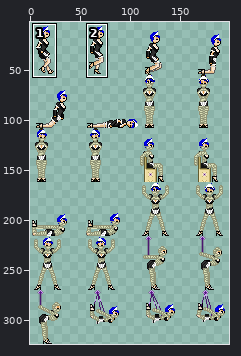
Two versions of one sprite sheet, Platformer/Assets/Images/Damsels/Damsel2.png. Above: a wide view before the commit, with the close-up outlined.
Close-up. Before the commit:
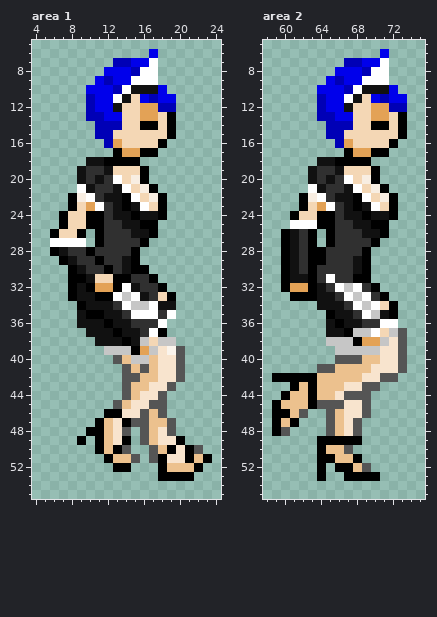
The file is 216x324 pixels. Colours within 5 levels of each other are drawn and written as one. Shown: area 1: x 4..24, y 5..55; area 2: x 58..75, y 5..55. The wide view leaves out empty margins. The commit also changed other parts of the picture, which this record leaves out.
The result:
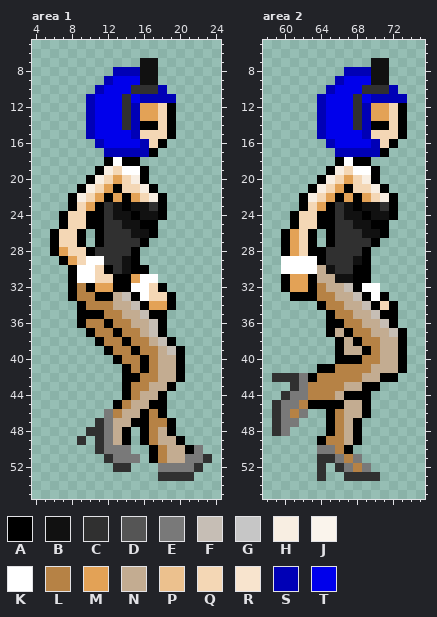
Palette (. is transparent): A #000000  B #111111  C #303030  D #555555  E #797979  F #c6beb5  G #c6c6c6  H #f8eee2  J #faf4ec  K #ffffff  L #b68245  M #e3a256  N #c3ac91  P #ecc18e  Q #f4d7b5  R #f8e4ce  S #0000b6  T #0000eb
Edits made:
--- area 1
@@ x 4..24 @@
  5 .....................
- 6 .............T.......
- 7 .........SSTTK.......
- 8 ........TTTSKK.......
- 9 .......TSTTKKK.......
-10 ......TTTSKBBBT......
-11 ......STTKBQTSTT.....
-12 ......STTBQQMMSS.....
-13 ......SSTTQQMMQA.....
-14 .......SSSQQAAQA.....
-15 .......SSQQQQQQA.....
-16 ........SMQQQQA......
-17 .........AMMAA.......
-18 ......BBAAAA.........
-19 .....BCCBQQQA........
-20 .....BCBCKQHA........
-21 .....KBCCBKQHA.......
-22 ....AHKCBBAKQHA......
-23 ....AQMKCBABKQA......
+ 6 .....................
+ 7 ............BB.......
+ 8 .........SSSBB.......
+ 9 ........STTTBB.......
+10 .......STTTCCCS......
+11 ......STTTCTSSSS.....
+12 ......STTTCSMMQA.....
+13 ......STTTCSMMQA.....
+14 ......STTTCSAAQA.....
+15 ......STTTTSQQQA.....
+16 .......STTTTSQA......
+17 ........SSSSSA.......
+18 ........AKAA.........
+19 .......AHQKKA........
+20 ......AHQMQHA........
+21 .....AHQMAQQHA.......
+22 ....AHQMAMAMQHA......
+23 ....AQMACBABBCA......
 24 ...AQQAACBBABBA......
@@ x 4..24 @@
 26 ..AQQA.ACCCBBA.......
-27 ..KKKK.ACCCCA........
-28 ..ABCCACCCCA.........
-29 ...ABCCACCBA.........
-30 ....ABCCACBAA........
-31 ....AABQQAACCA.......
-32 ....ABAMMAKBCCA......
-33 ....ABBAAKGKBCQA.....
-34 .....ABBBCKGGKBB.....
-35 .....BAABBCKKKCK.....
-36 .....BBBABBCCCK......
-37 ......BBBABBCKA......
-38 .......BBBABGQGG.....
-39 ........GGGAMGRJD....
-40 .........DPGGPRRD....
-41 ..........DPDPRRD....
-42 ..........DDPPRRD....
-43 ..........DPPRRD.....
-44 ..........DPRRD......
-45 .........DPRRDD......
-46 ........AARRDPD......
-47 .......APRADDPPD.....
-48 ......AAPRD.DPRD.....
-49 .....A.APRA.DPRRA....
-50 .......APAD..DPARAD..
-51 ........APPD.DARRAPA.
-52 .........AA...APPPA..
-53 ..............AAAA...
+27 ..AQQA.ACCCCA........
+28 ..AMQQACCCCA.........
+29 ...AMQKKCCBA.........
+30 ....AKKQACBAA........
+31 ....AKKQQAAMKK.......
+32 ....ALAMMAAKKQA......
+33 ....ALLAANFAKQQA.....
+34 .....ALLLNNFAMMA.....
+35 .....AAALLNNFAA......
+36 .....ALLALLNNFA......
+37 ......ALLALLNFA......
+38 .......ALLALLNFA.....
+39 ........ALLALLNFA....
+40 .........ALLALNNA....
+41 ..........ALALNNA....
+42 ..........AALLNNA....
+43 ..........ALLNNA.....
+44 ..........ALNNA......
+45 .........ALNNAA......
+46 ........ELNNALA......
+47 .......CENNAALLA.....
+48 ......CCENA.ALNA.....
+49 .....C.CENA.ALNNA....
+50 .......CEEE..ALNNAE..
+51 ........CEEE.ALNNEEC.
+52 .........CC...EEEEC..
+53 ..............CCCC...
 54 .....................
--- area 2
@@ x 58..75 @@
  5 ..................
- 6 .............T....
- 7 .........SSTTK....
- 8 ........TTTSKK....
- 9 .......TSTTKKK....
-10 ......TTTSKBBBT...
-11 ......STTKBQTSTT..
-12 ......STTBQQMMSS..
-13 ......SSTTQQMMQA..
-14 .......SSSQQAAQA..
-15 .......SSQQQQQQA..
-16 ........SMQQQQA...
-17 .........AMMAA....
-18 ......BBAAAA......
-19 .....BCCBQQQA.....
-20 .....BCBCKQHA.....
-21 .....KBCCBKQHA....
-22 ....AHKCBBAKQHA...
-23 ....AQMKCBABKQA...
+ 6 ..................
+ 7 ............BB....
+ 8 .........SSSBB....
+ 9 ........STTTBB....
+10 .......STTTCCCS...
+11 ......STTTCTSSSS..
+12 ......STTTCSMMQA..
+13 ......STTTCSMMQA..
+14 ......STTTCSAAQA..
+15 ......STTTTSQQQA..
+16 .......STTTTSQA...
+17 ........SSSSSA....
+18 ........AKAA......
+19 .......AHQKKA.....
+20 ......AHQMQHA.....
+21 .....AHQMAQQHA....
+22 ....AHQMAMAMQHA...
+23 ....AQMACBABBCA...
 24 ...AQQAACBBABBA...
-25 ...KKKAACCBBAA....
-26 ..ABCA.ACCCBBA....
-27 ..ABCA.ACCCCA.....
-28 ..ABCAACCCCA......
-29 ..ABCAACCCBA......
-30 ..ABCACCCCBA......
-31 ..ABBACKCCAA......
-32 ..AMMABCKGKCA.....
-33 ...AAABBCKGKCA....
-34 ......BBBCKGKQA...
-35 .......ABBCKGBA...
-36 .......BABBCCKK...
-37 .......BBAGGKQGD..
-38 .......GGGAMMGRD..
-39 ........GGGGGRRD..
-40 ........DDDPPRRD..
-41 ......DDPPPPRRRD..
-42 .AAAAAPPPPPRRDD...
-43 ...APAPPPRRDD.....
-44 ..APPAPPRDDD......
-45 .APPPADDDRRD......
-46 .AAPD..DPRRD......
-47 .APA...DPRD.......
-48 .AD....DPRD.......
-49 ......AAAAA.......
-50 ......APPD........
-51 ......AAPPA.......
-52 ......A.AAPD......
-53 ......A..AAAA.....
+25 ...AQQAACCBBAA....
+26 ..AMQA.ACCCBBA....
+27 ..AMQA.ACCCCA.....
+28 ..AMQAACCCCA......
+29 ..KKKKACCCBA......
+30 ..KKKKNBCCAA......
+31 ..AMMANNBBAA......
+32 ..AMMALNNFAKK.....
+33 ...AAALLNNFAKA....
+34 ......ALLNNFAQA...
+35 .......ALLNNFAA...
+36 .......AALLNNFA...
+37 .......ANALLNNFA..
+38 ........ANALLNNA..
+39 ........ANNALNNA..
+40 ........AAALLNNA..
+41 ......AALLLLNNNA..
+42 .CCCEALLLLLNNAA...
+43 ...CELLLLNNAA.....
+44 ..CEELLLNAAA......
+45 .CEELAAAANNA......
+46 .CELE..ALNNA......
+47 .CEE...ALNA.......
+48 .CE....ALNA.......
+49 ......ALLNA.......
+50 ......EELA........
+51 ......CCELE.......
+52 ......C.CELE......
+53 ......C..CCCC.....
 54 ..................
Pixel boxes of the changes (left, top, right, bottom) in both close-ups:
changed: (50, 49, 212, 481)
changed: (272, 49, 407, 481)
